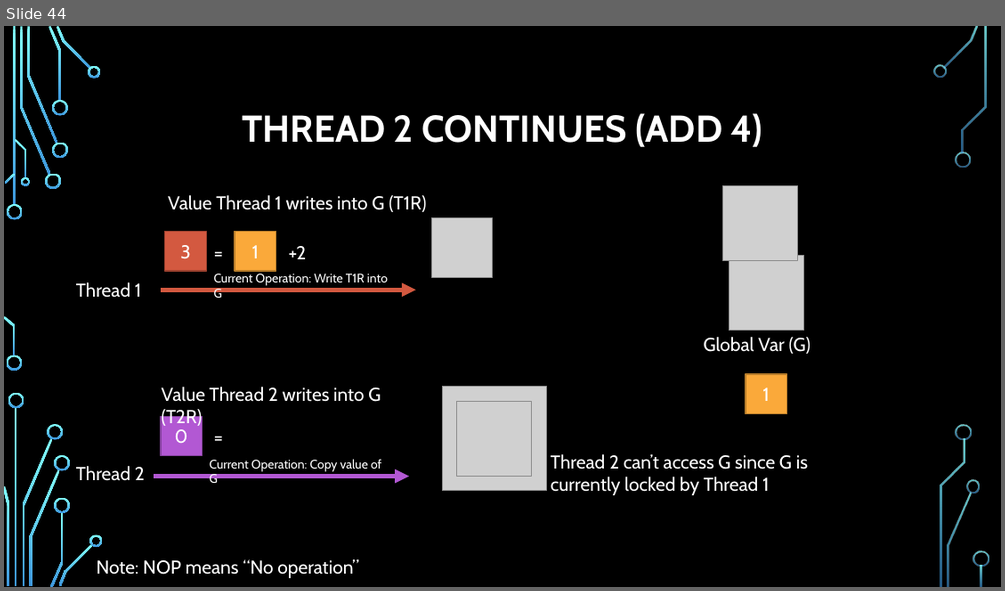
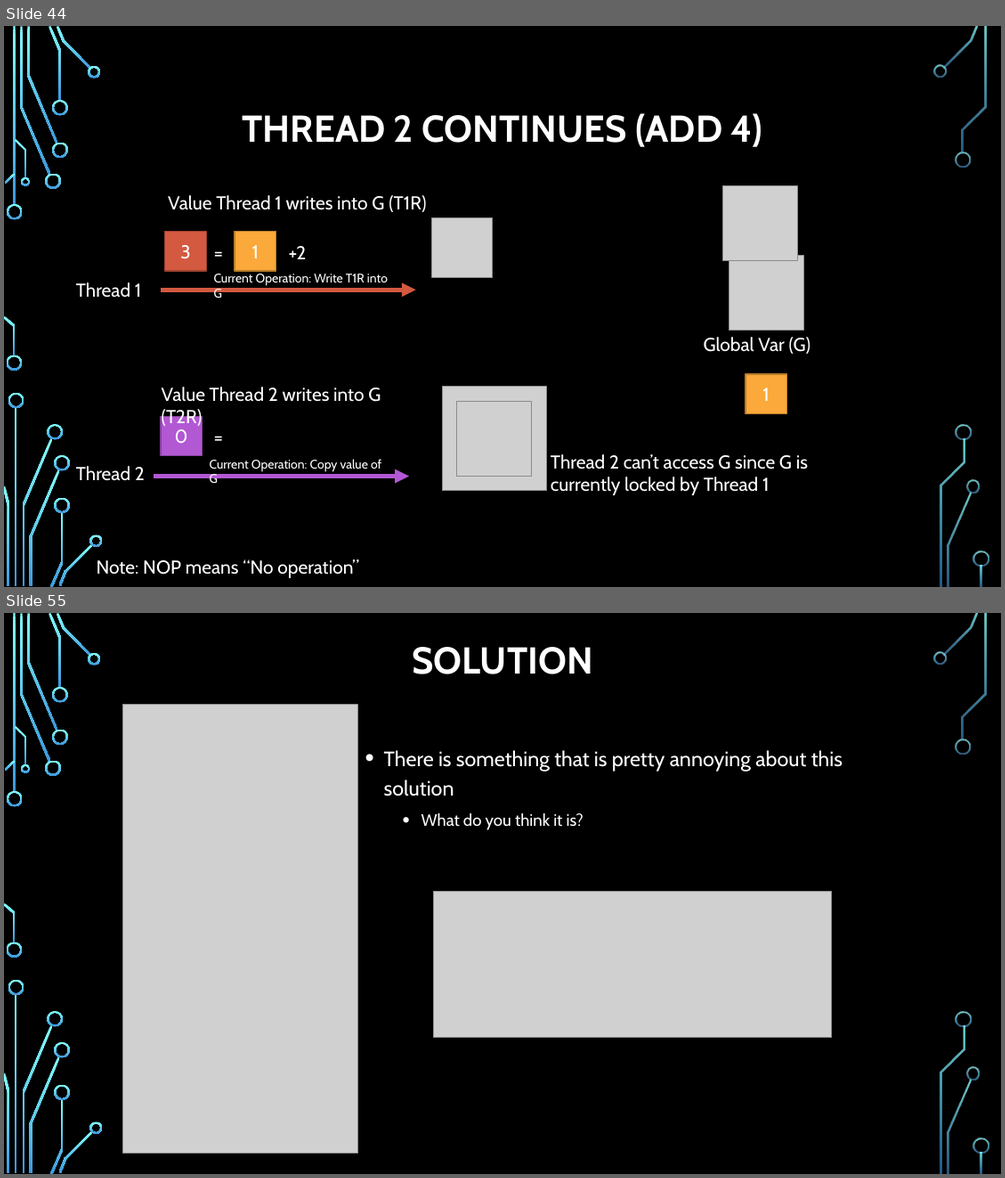
Before and after one commit to psypdt/Advanced_Summer_Course, a slide deck: Day3/Day_3.pptx. Shown one above the other, each under a label of ours: slide 44 before the commit, slides 44 and 55 after it; the slides between them are not shown. The pictures are 1005x591 and 1005x1178 pixels, drawn with LibreOffice and Linux fonts; fonts in the diff are those of the drawing; grey boxes stand for pictures; background and template pictures are left out. Boxes give left, top, right and bottom in pixels: in the first picture for what was removed or moved away, otherwise in the second. Text is boxed around its words. In the diff, an @@ line names an element or a change of style, - is before the commit and + after.

```diff
--- a/Day3/Day_3.pptx
+++ b/Day3/Day_3.pptx
@@ slide 55 added at <box>4,613,1001,1174</box>, background picture (left out); not listed: 36 template elements that a slide beside it also shows @@
@@ title added at <box>412,647,593,674</box>, 36 pt, text #FFFFFF, bold @@
+SOLUTION
@@ picture added at <box>123,705,357,1152</box> @@
@@ text added at <box>384,750,842,830</box>, 20 pt, text #FFFFFF @@
+• There is something that is pretty annoying about this solution
+  • What do you think it is?
@@ picture added at <box>434,892,832,1038</box> @@
```
Also in this commit, not shown: 6 slides changed, 8 other slides added.
